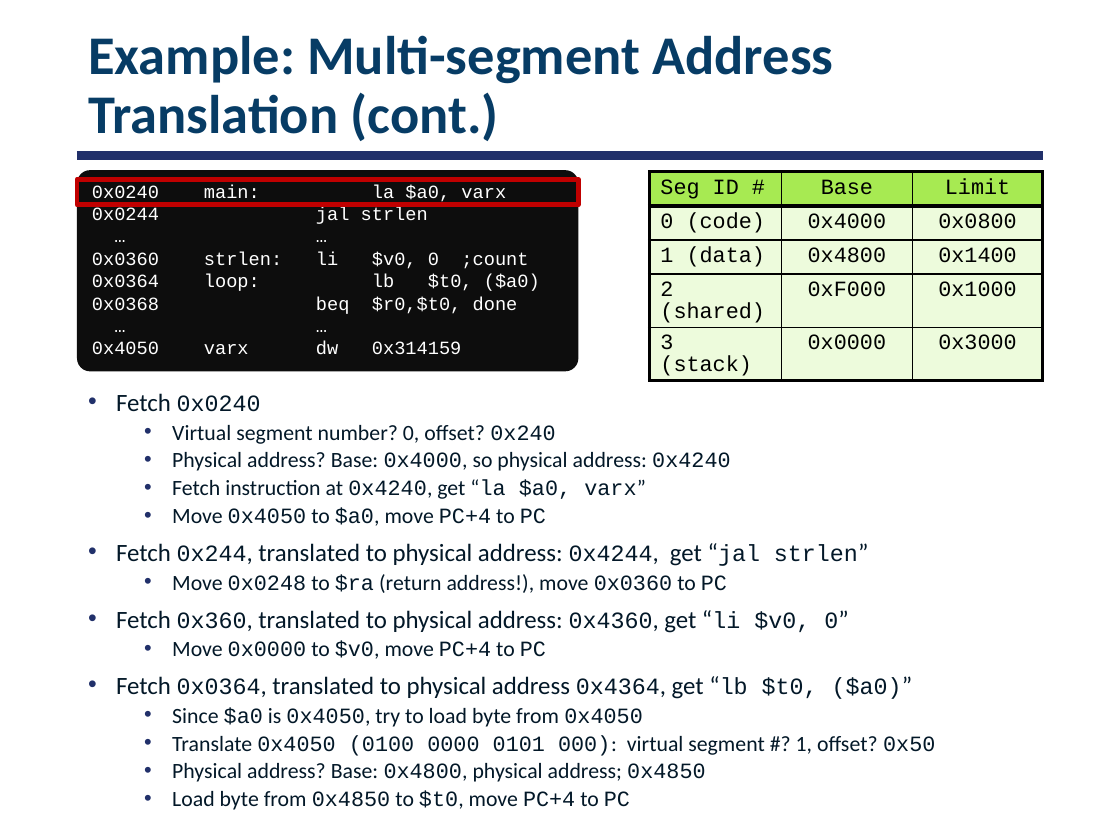
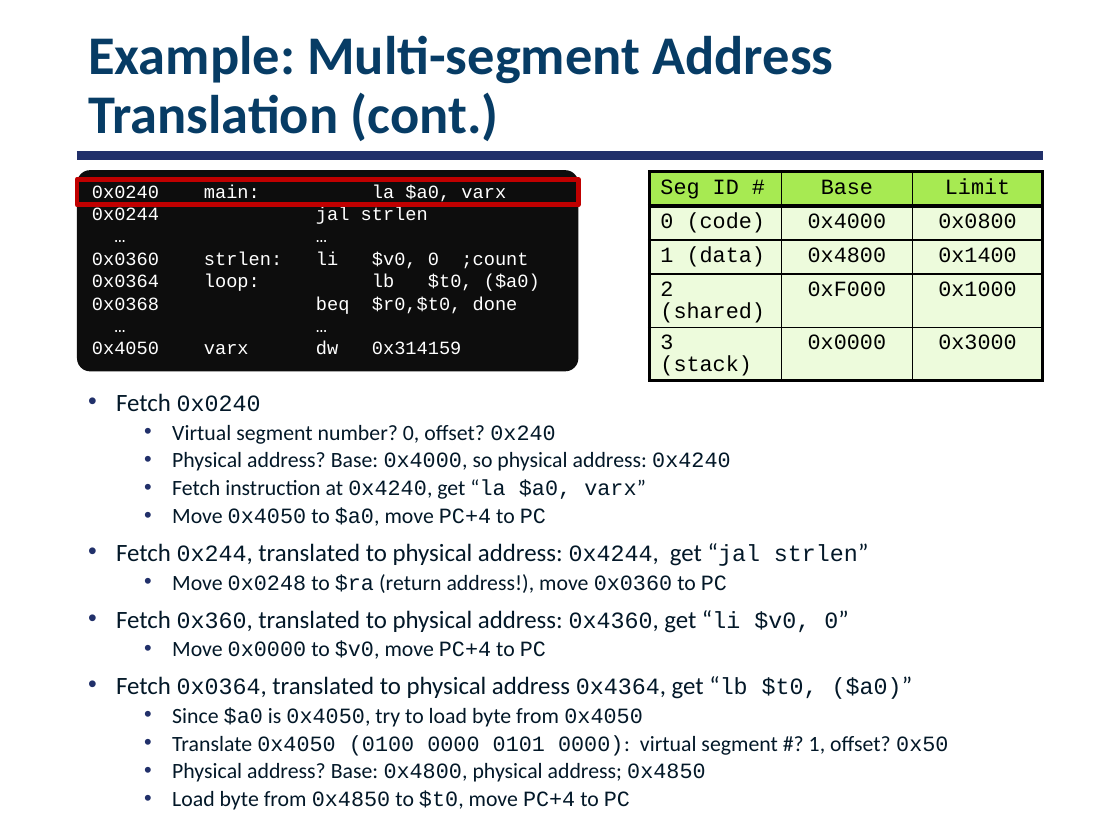
Before and after one commit to smajidzahedi/ECE350, a slide deck: slide 24 of 07-address.pptx. Drawn at 1120x840 pixels with LibreOffice and Linux fonts; fonts in the diff are those of the drawing. Boxes give left, top, right and bottom in pixels: in the first picture for what was removed or moved away, otherwise in the second. Text is boxed around its words. In the diff, an @@ line names an element or a change of style, - is before the commit and + after.

Commit message:
fixed typos during the lecture

```diff
--- a/07-address.pptx
+++ b/07-address.pptx
@@ text at (172,735,948,756): text changed @@
-  • Translate 0x4050 (0100 0000 0101 000): virtual segment #? 1, offset? 0x50
+  • Translate 0x4050 (0100 0000 0101 0000): virtual segment #? 1, offset? 0x50
```
Also in this commit, not shown: 2 other slides changed, 1 other file.
